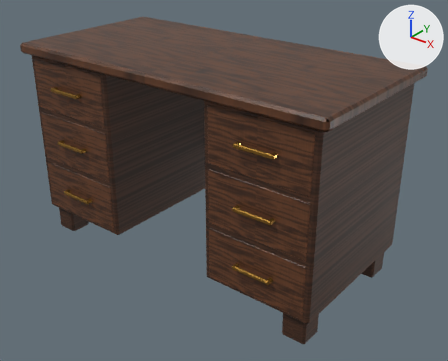
Renders of the glTF model laboratorio-ra/escrivaninha.glb from each side of a commit.
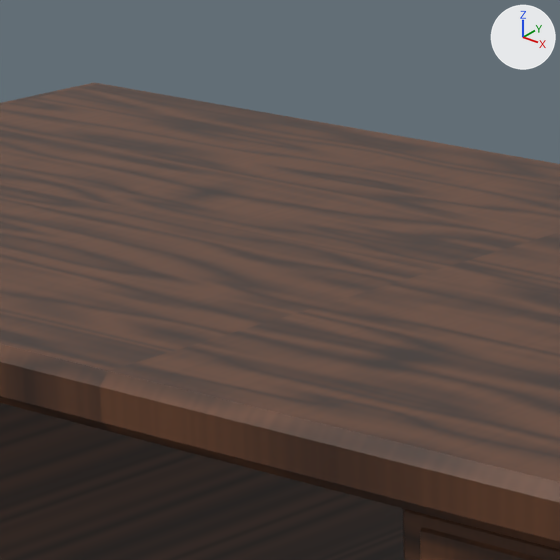
The first picture shows the older version from a 50 mm camera at (1.34, -1.601, 1.297) aimed at (0.067, -0.01, 0.311). The close-ups show the older and then the newer version on the part from 28% to 52% of the width and 0% to 31% of the height of that picture. Only the edits that show in the close-ups are written down. The lights are fixed; the arrows at upper right show +X, +Y and +Z. Where no turn or scale is listed for an object, it has been applied to the vertices.

The first close-up shows 'Gavetas', 'Madeira', 'Tampo'.
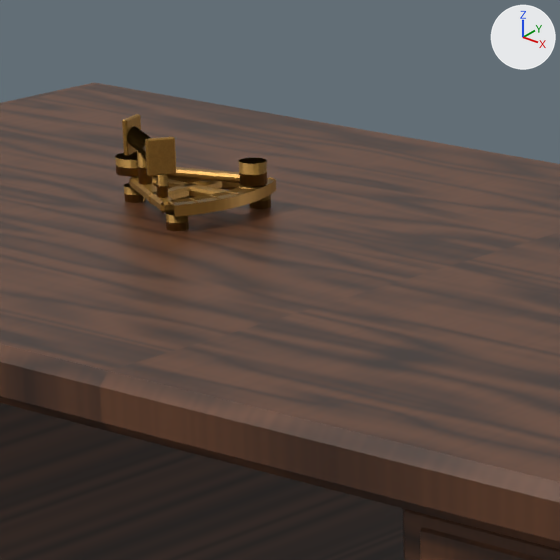
Pixel boxes (x1, y1, x2, y2) of what changed, in the close-ups (560 x 560 px):
'Sextante', added (brown)
    after: (115, 126, 276, 231)
'Braco', added (brown)
    after: (122, 114, 267, 186)

The change in detail:
In material 'Metal' (mat_metal), roughness goes from 0.26 to 0.42.
Mesh me_braco is new.
It has 82 vertices, 136 faces and spans x -0.0051..0.1004, y -0.0112..0.0394, z 0.02..0.06.
It uses material mat_metal (picture img_image_3).
Mesh me_sextante is new.
It has 651 vertices, 1112 faces and spans x -0.013..0.105, y -0.0525..0.0525, z 0.0..0.06.
It uses material mat_metal (picture img_image_3).
Object 'Braco' (ob_braco) is new; it shows me_braco.
Its location is (-0.3, 0.02, 0.765).
Object 'Sextante' (ob_sextante) is new; it shows me_sextante.
Its location is (-0.3, 0.02, 0.765).
